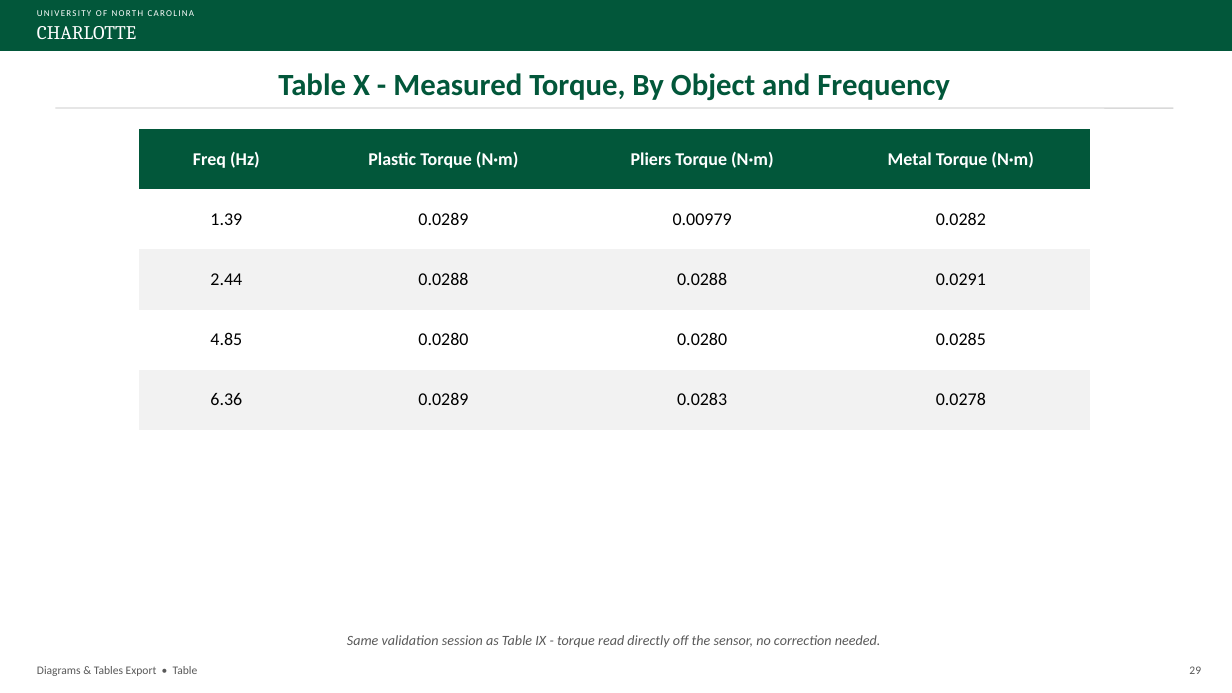
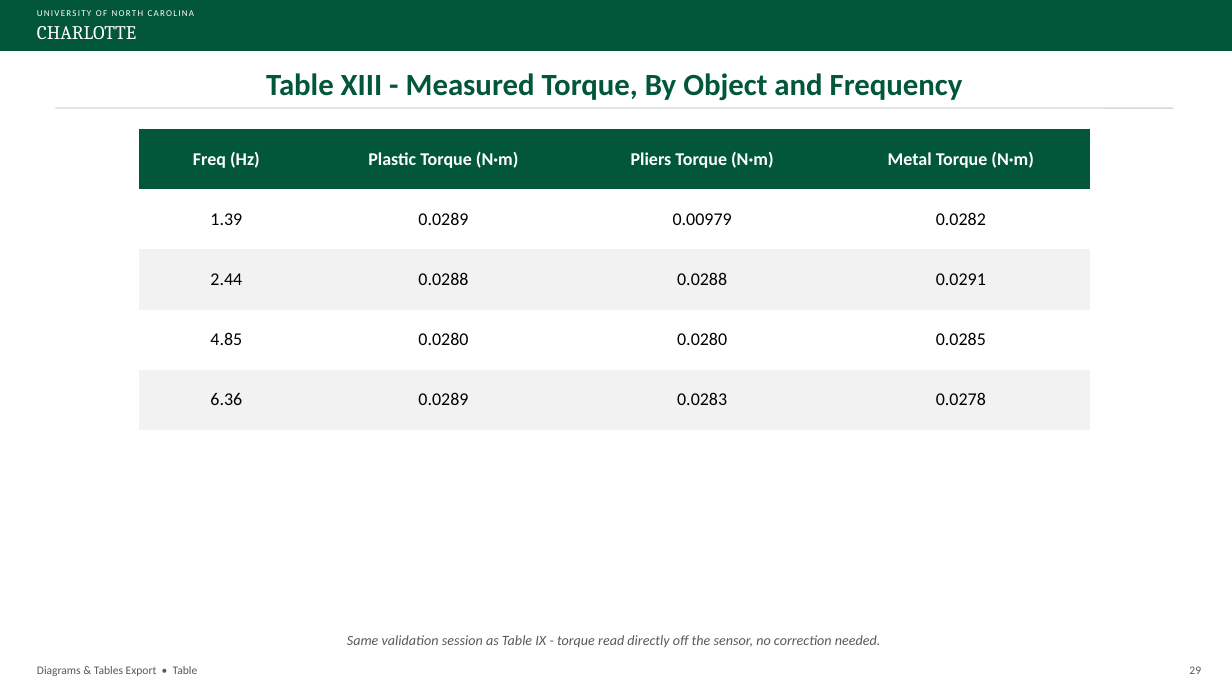
Before and after one commit to David-4529/Capstone, a slide deck: slide 29 of docs/paper/Sensorless_Load_Estimation_Diagrams_Tables_Export_Rev13.pptx. Drawn at 1232x693 pixels with LibreOffice and Linux fonts; fonts in the diff are those of the drawing. Boxes give left, top, right and bottom in pixels: in the first picture for what was removed or moved away, otherwise in the second. Text is boxed around its words. In the diff, an @@ line names an element or a change of style, - is before the commit and + after.

```diff
--- a/docs/paper/Sensorless_Load_Estimation_Diagrams_Tables_Export_Rev13.pptx
+++ b/docs/paper/Sensorless_Load_Estimation_Diagrams_Tables_Export_Rev13.pptx
@@ text at (x1=266, y1=73, x2=963, y2=101): text changed @@
-Table X - Measured Torque, By Object and Frequency
+Table XIII - Measured Torque, By Object and Frequency
```
Also in this commit, not shown: 4 other slides changed.
